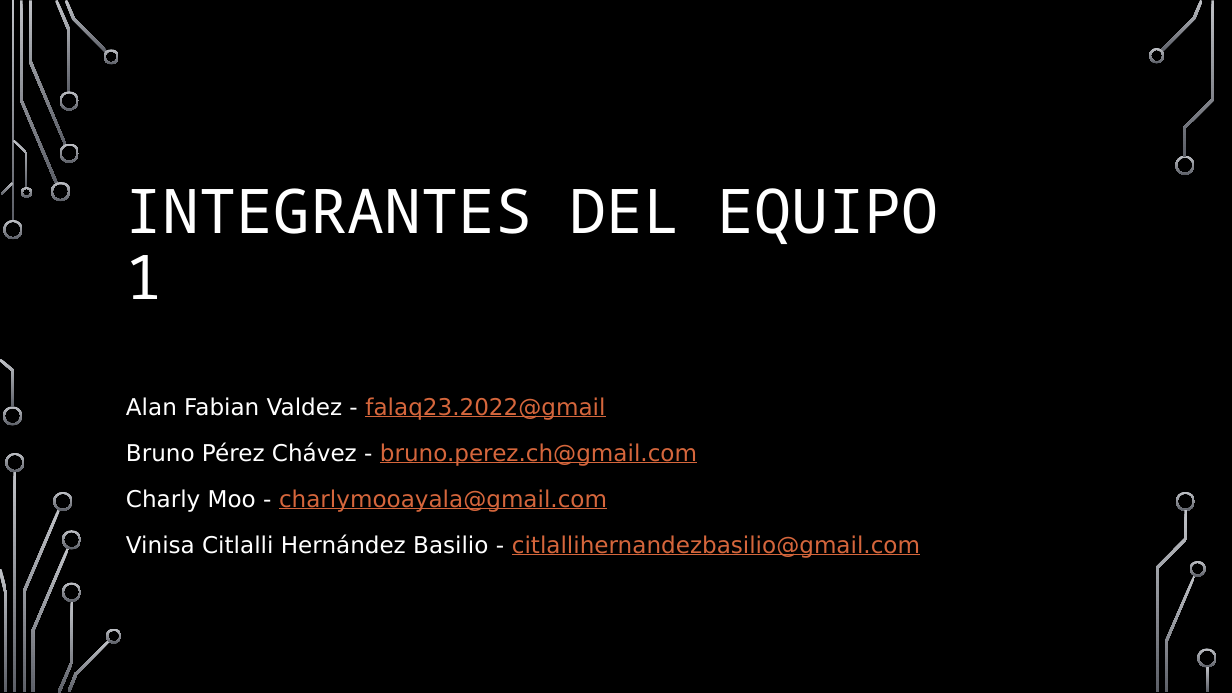
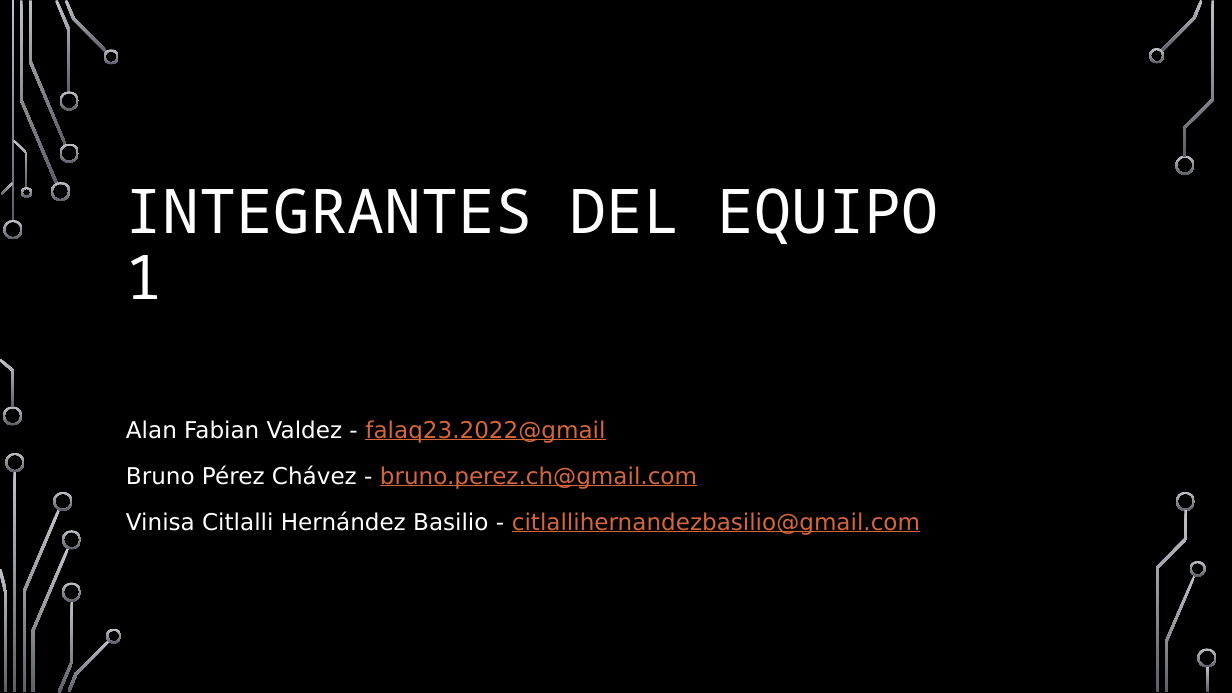
Before and after one commit to BrunoPCH/ProyectoBeduModuloNodeEquipo1, a slide deck: slide 2 of requerimentos/Planificación.pptx. Drawn at 1232x693 pixels with LibreOffice and Linux fonts; fonts in the diff are those of the drawing; background and template pictures are left out. Boxes give left, top, right and bottom in pixels: in the first picture for what was removed or moved away, otherwise in the second. Text is boxed around its words. In the diff, an @@ line names an element or a change of style, - is before the commit and + after.

```diff
--- a/requerimentos/Planificación.pptx
+++ b/requerimentos/Planificación.pptx
@@ text at [126, 489, 607, 512]: paragraph removed @@
-Charly Moo - charlymooayala@gmail.com
```
Also in this commit, not shown: 1 other slide changed, 3 other files.
